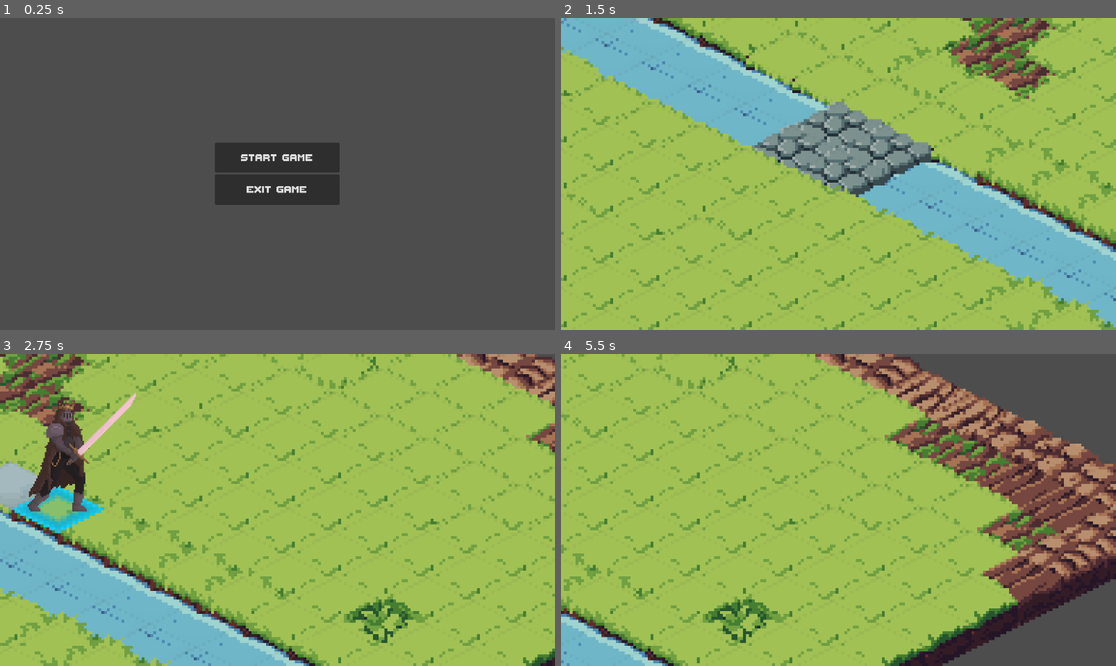
Above: before the commit, frames 1-4 (two rows, left to right).
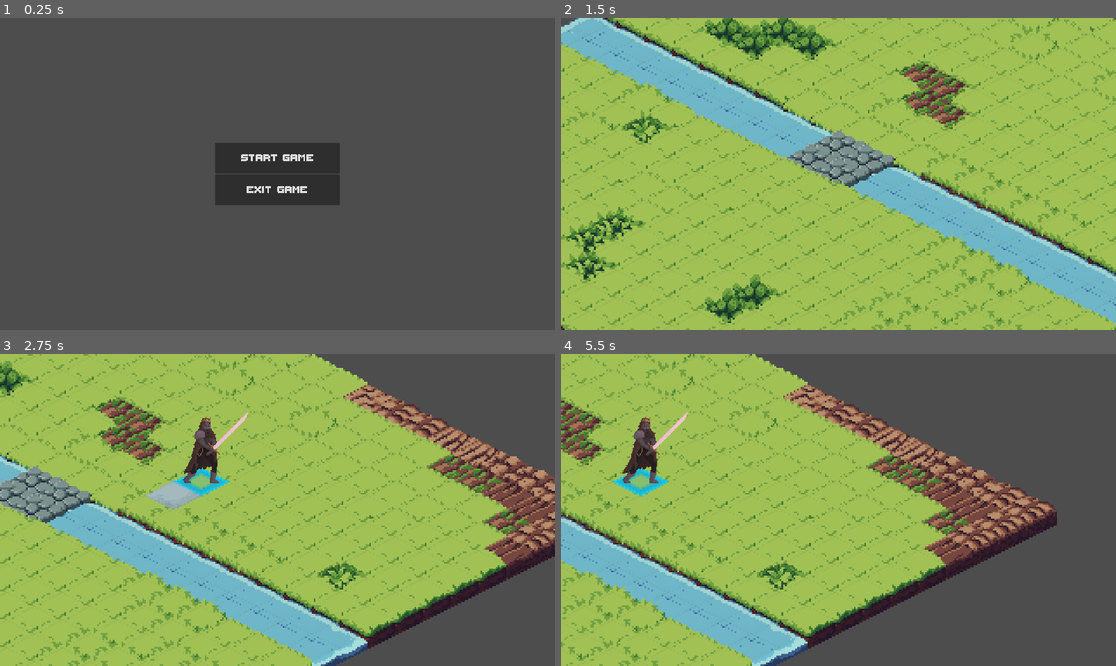
Above: after the commit, the same moments.

Repository: agh-cs-imbeciles/heralds-of-war
Game: Godot game, scene res://scenes/ui/menu/menu.tscn
Same seed, same stepped clock (60 frames per second), same inputs: the game is played once before the commit and once after it.
Inputs (mouse positions are in pixels of both pictures, inside the frame that each line leads up to):
- Up to frame 1 (0.25 s): no input
- Up to frame 2 (1.5 s): click "START GAME" at 0.5 s; click "Match 1" at 1.25 s
- Up to frame 3 (2.75 s): tap Enter at 2 s; move the mouse to (399, 494) at 2.02 s; hold Right from 2.03 s (still down); click (399, 494) at 2.17 s
- Up to frame 4 (5.5 s): move the mouse to (727, 525) at 2.77 s; release Right at 2.78 s; hold Down 2.78-3.53 s; move the mouse to (894, 441) at 3.52 s; hold Right 3.53-4.28 s; move the mouse to (810, 572) at 4.27 s; hold Up 4.28-5.03 s; click (810, 572) at 4.42 s; move the mouse to (1005, 556) at 5.02 s; hold Left from 5.03 s (still down)

The runs differ from the first frame. In frame 1, 0.2% of the frame differs, in the area x 38-62%, y 43-60%; in frame 2, 34%; in frame 3, 61%, in the area x 0-100%, y 0-100%; in frame 4, 52%.

Commit message:
Chore: Change viewport resolution and default window mode

Diff:
--- a/project.godot
+++ b/project.godot
@@ -19,6 +19,12 @@
 
 Global="*res://src/globals.gd"
 
+[display]
+
+window/size/viewport_width=1920
+window/size/viewport_height=1080
+window/size/mode=3
+
 [rendering]
 
 textures/canvas_textures/default_texture_filter=0
